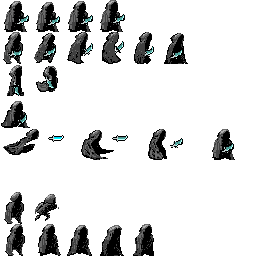
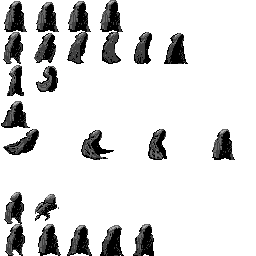
Revision of a layered 256x256 image; what changed, layer by layer:
renamed "Layer 1" to "Dagger", hid it, moved it above "Layer 1", painted on it over [8, 14, 234, 153]
removed layer "Layer 2" over [170, 138, 183, 148]
renamed "Layer 4" to "Layer 1", hid it, opacity 100% → 67%, blend normal → overlay, painted on it over [8, 14, 234, 153]
removed layer "Dagger" over [8, 14, 183, 148]
removed layer "Layer 3" over [222, 143, 234, 153]
painted on "Attack" over [170, 138, 234, 153]
